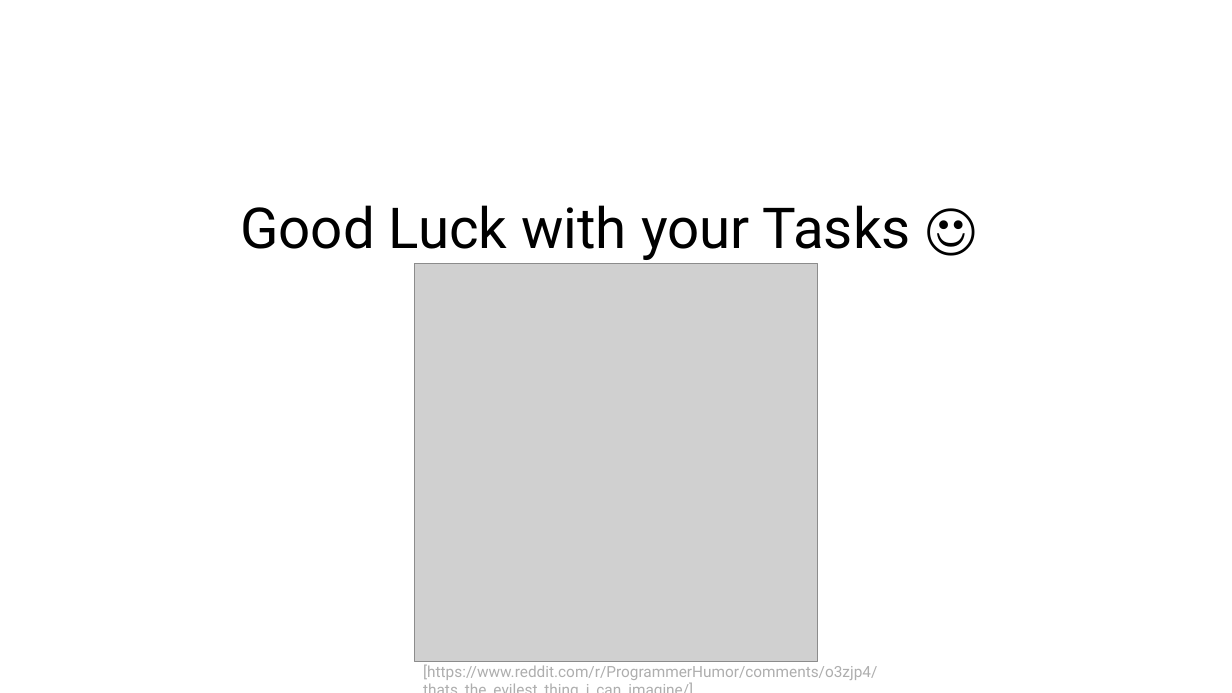
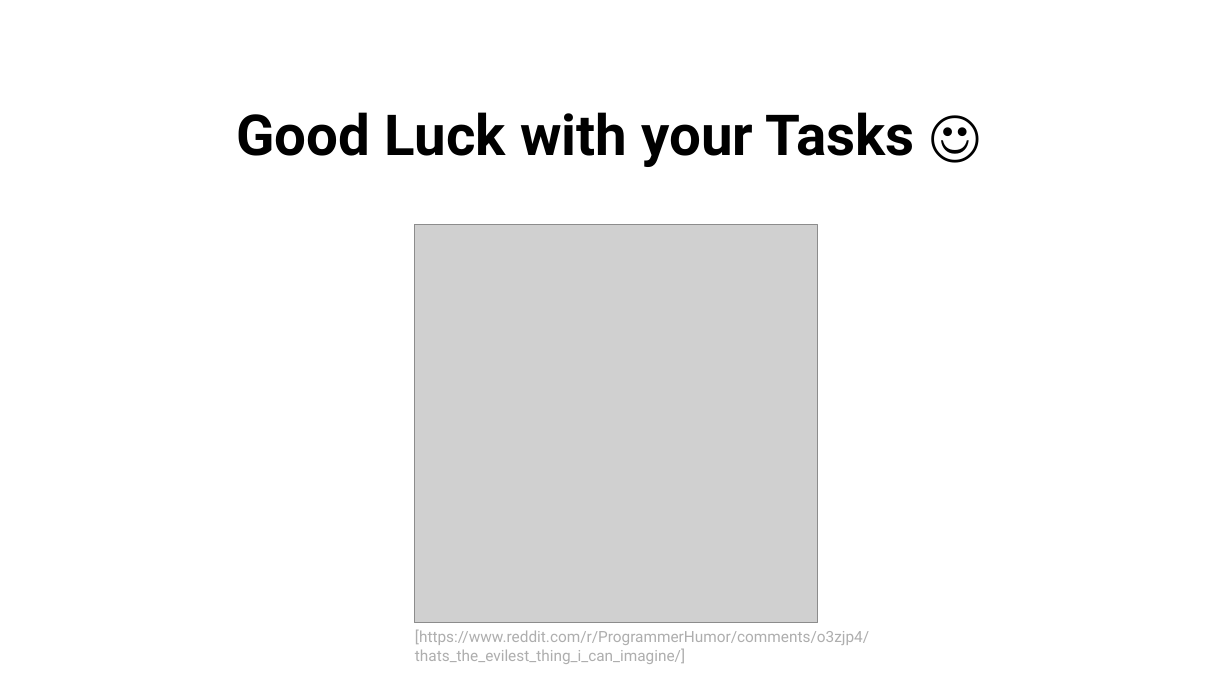
Before and after one commit to jonathanbollig/pycophy, a slide deck: slide 8 of Lecture Resources/Lecture Powerpoints/Chunk 7 - Imports.pptx. Drawn at 1232x693 pixels with LibreOffice and Linux fonts; fonts in the diff are those of the drawing; grey boxes stand for pictures. Boxes give left, top, right and bottom in pixels: in the first picture for what was removed or moved away, otherwise in the second. Text is boxed around its words. In the diff, an @@ line names an element or a change of style, - is before the commit and + after.

```diff
--- a/Lecture Resources/Lecture Powerpoints/Chunk 7 - Imports.pptx
+++ b/Lecture Resources/Lecture Powerpoints/Chunk 7 - Imports.pptx
@@ title "Good Luck with your Tasks ...": place and size @@
-title "Good Luck with your Tasks ..." at [240,205,911,260]
+title "Good Luck with your Tasks ..." at [237,112,915,167]
@@ title "Good Luck with your Tasks ..." at [237,112,915,167]: bold on @@
@@ picture: place and size @@
-picture at [414,263,818,662]
+picture at [414,225,818,623]
@@ text "[https://www.reddit.com/r/ProgrammerHumor/comments/o3zjp4/th ..." rewrapped from [423,664,877,680] to [415,629,869,664] @@
```
Also in this commit, not shown: 2 other slides changed, 4 other files.
